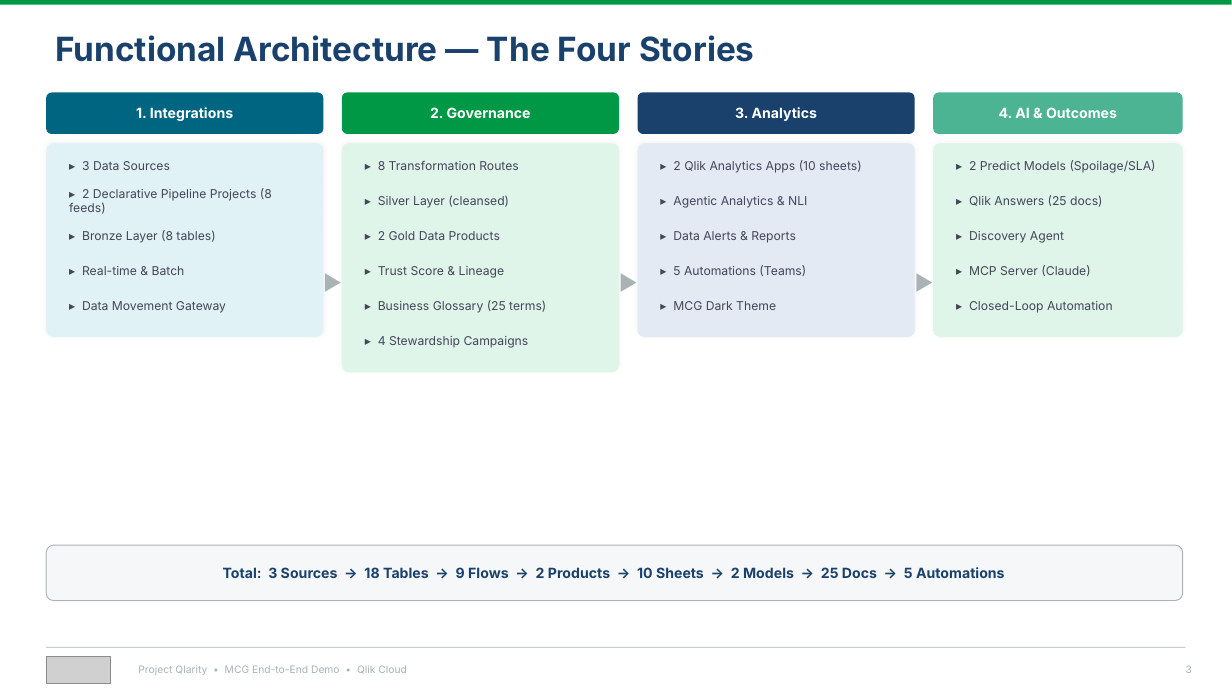
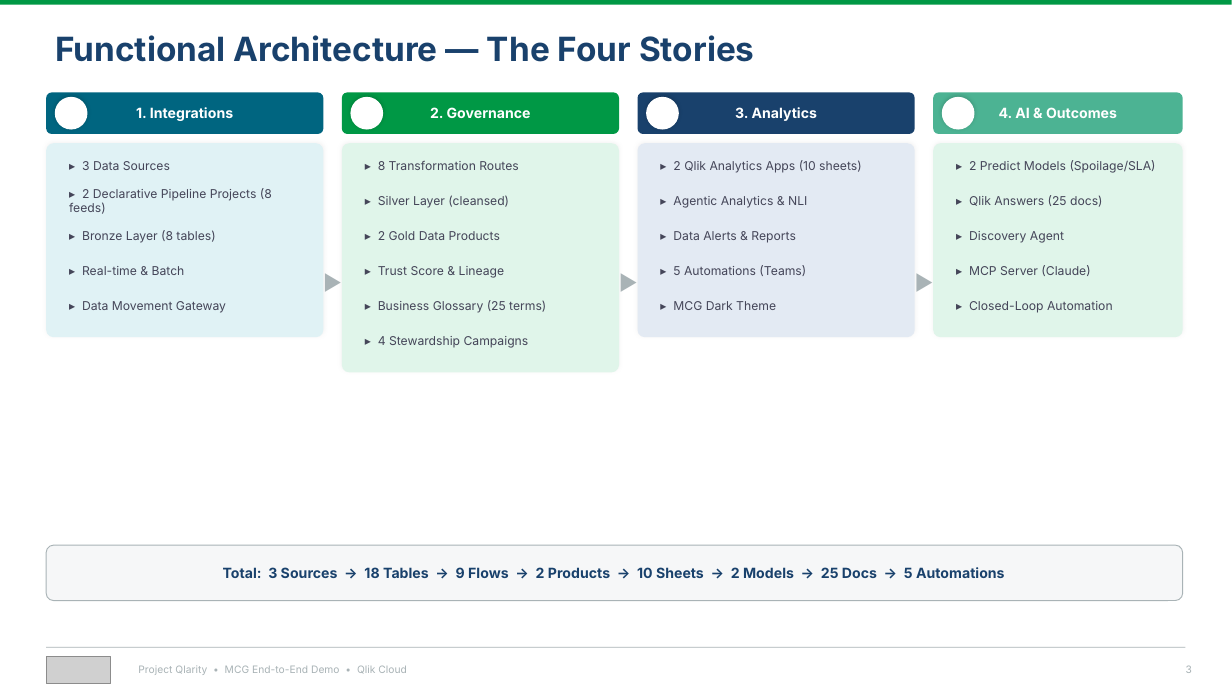
Before and after one commit to robertschoenfeldqlik/meridan_retail_group_qlik_demo_assets, a slide deck: slide 3 of MCG_Demo_Overview_Four_Stories.pptx. Drawn at 1232x693 pixels with LibreOffice and Linux fonts; fonts in the diff are those of the drawing; grey boxes stand for pictures; background and template pictures are left out. Boxes give left, top, right and bottom in pixels: in the first picture for what was removed or moved away, otherwise in the second. Text is boxed around its words. In the diff, an @@ line names an element or a change of style, - is before the commit and + after.

```diff
--- a/MCG_Demo_Overview_Four_Stories.pptx
+++ b/MCG_Demo_Overview_Four_Stories.pptx
@@ ellipse added at [55,97,87,128], fill #FFFFFF, outline #FFFFFF 1 pt @@
@@ ellipse added at [351,97,383,128], fill #FFFFFF, outline #FFFFFF 1 pt @@
@@ ellipse added at [647,97,678,128], fill #FFFFFF, outline #FFFFFF 1 pt @@
@@ ellipse added at [943,97,974,128], fill #FFFFFF, outline #FFFFFF 1 pt @@
```
Also in this commit, not shown: 1 other slide changed, 33 other files.
